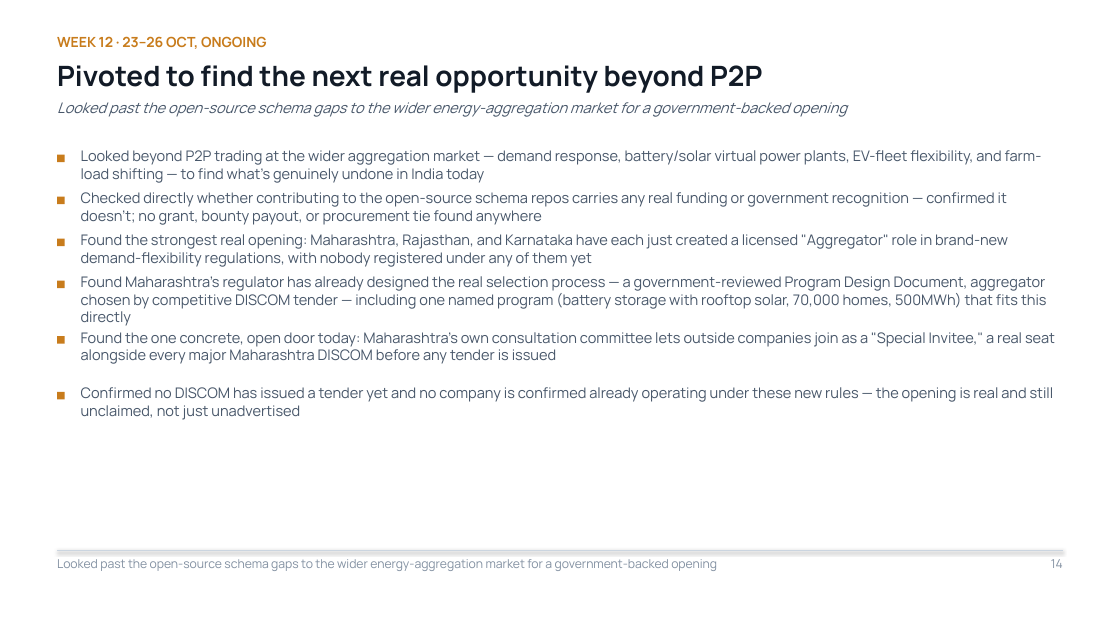
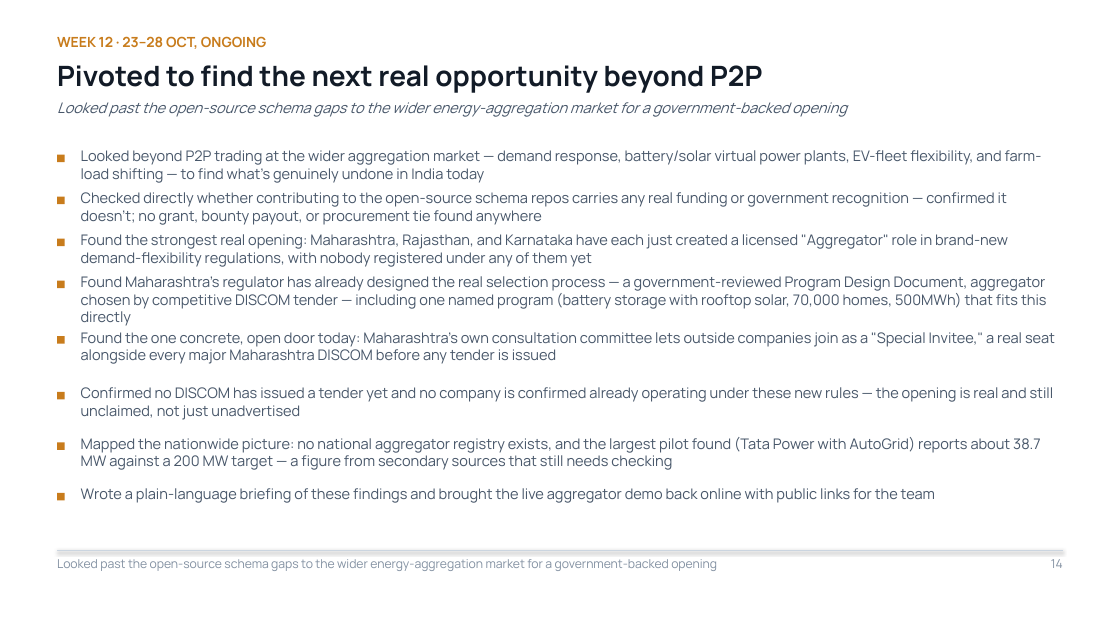
Before and after one commit to Sanjay-dev22/personal-deg, a slide deck: slide 14 of work-record/DEG-IES-Work-Record.pptx. Drawn at 1120x630 pixels with LibreOffice and Linux fonts; fonts in the diff are those of the drawing. Boxes give left, top, right and bottom in pixels: in the first picture for what was removed or moved away, otherwise in the second. Text is boxed around its words. In the diff, an @@ line names an element or a change of style, - is before the commit and + after.

```diff
--- a/work-record/DEG-IES-Work-Record.pptx
+++ b/work-record/DEG-IES-Work-Record.pptx
@@ text at (57, 36, 266, 49): text changed @@
-WEEK 12 · 23–26 OCT, ONGOING
+WEEK 12 · 23–28 OCT, ONGOING
@@ rectangle added at (57, 443, 65, 450), fill #C87C1C @@
@@ text added at (81, 437, 1041, 470), 12.5 pt, text #48576A @@
+Mapped the nationwide picture: no national aggregator registry exists, and the largest pilot found (Tata Power with AutoGrid) reports about 38.7 MW against a 200 MW target — a figure from secondary sources that still needs checking
@@ rectangle added at (57, 493, 65, 501), fill #C87C1C @@
@@ text added at (81, 488, 935, 503), 12.5 pt, text #48576A @@
+Wrote a plain-language briefing of these findings and brought the live aggregator demo back online with public links for the team
```
Also in this commit, not shown: 2 other files.
